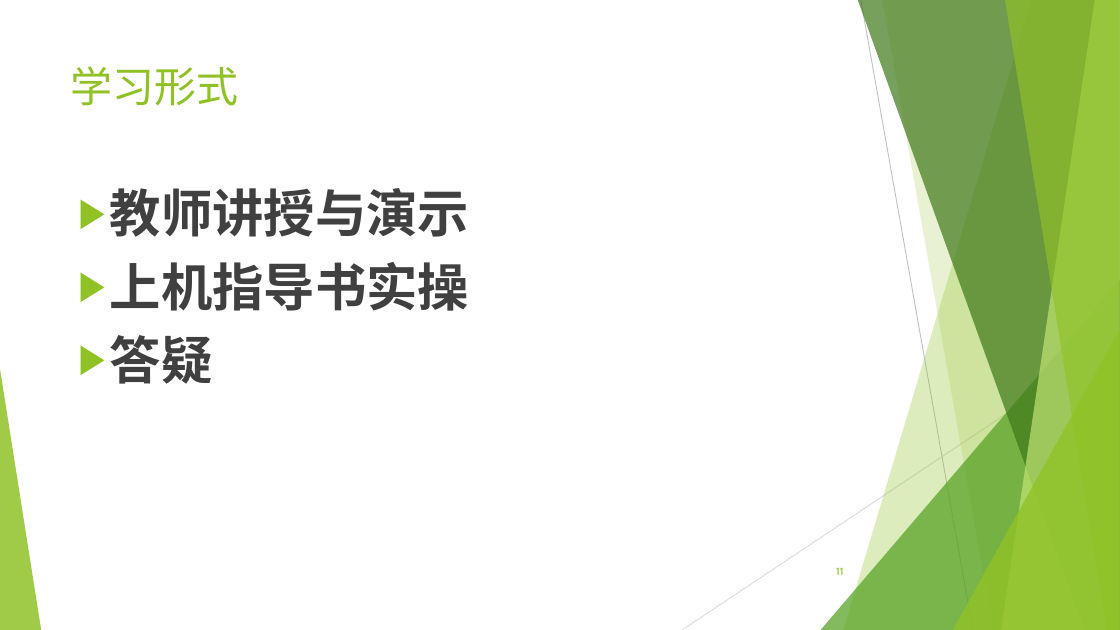
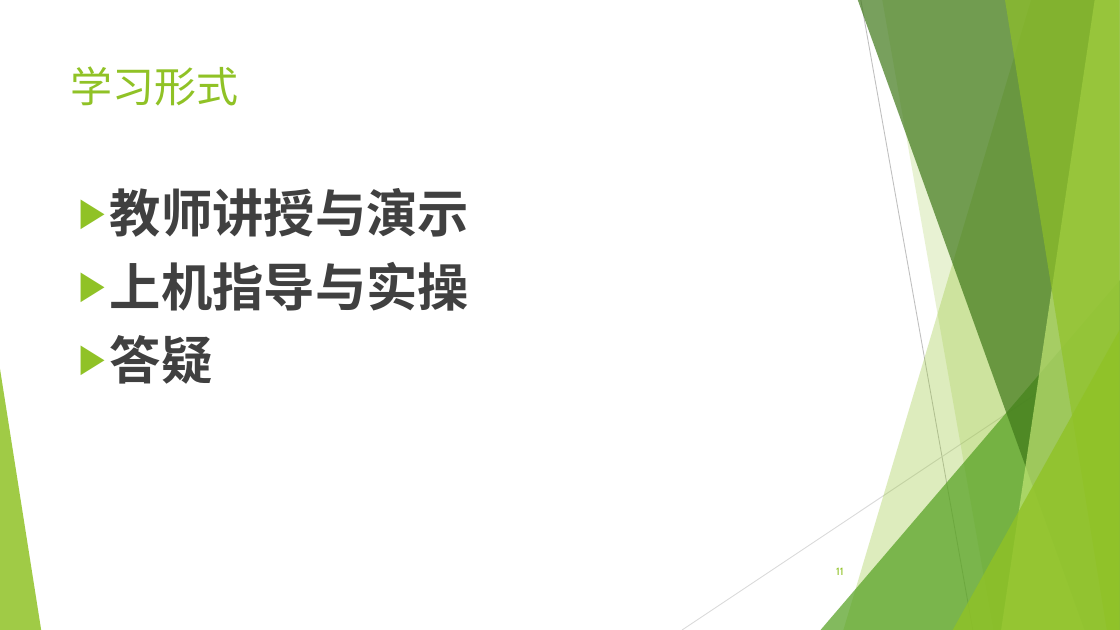
Before and after one commit to jichenghu/ppt_programmingWindows, a slide deck: slide 11 of introduction.pptx. Drawn at 1120x630 pixels with LibreOffice and Linux fonts; fonts in the diff are those of the drawing; background and template pictures are left out. Boxes give left, top, right and bottom in pixels: in the first picture for what was removed or moved away, otherwise in the second. Text is boxed around its words. In the diff, an @@ line names an element or a change of style, - is before the commit and + after.

```diff
--- a/introduction.pptx
+++ b/introduction.pptx
@@ text at box(110, 262, 469, 311): text changed @@
-▶ 上机指导书实操
+▶ 上机指导与实操
```
Also in this commit, not shown: 3 other slides changed, 5 other files.
